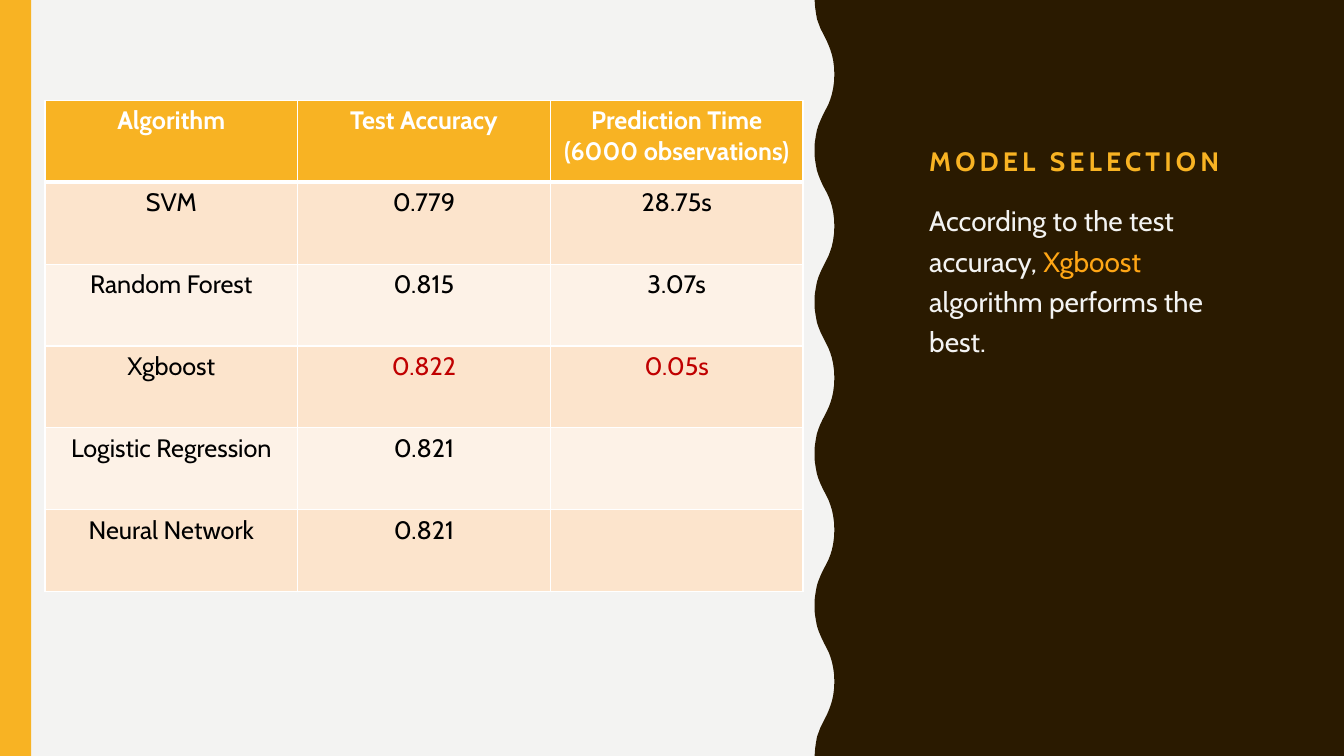
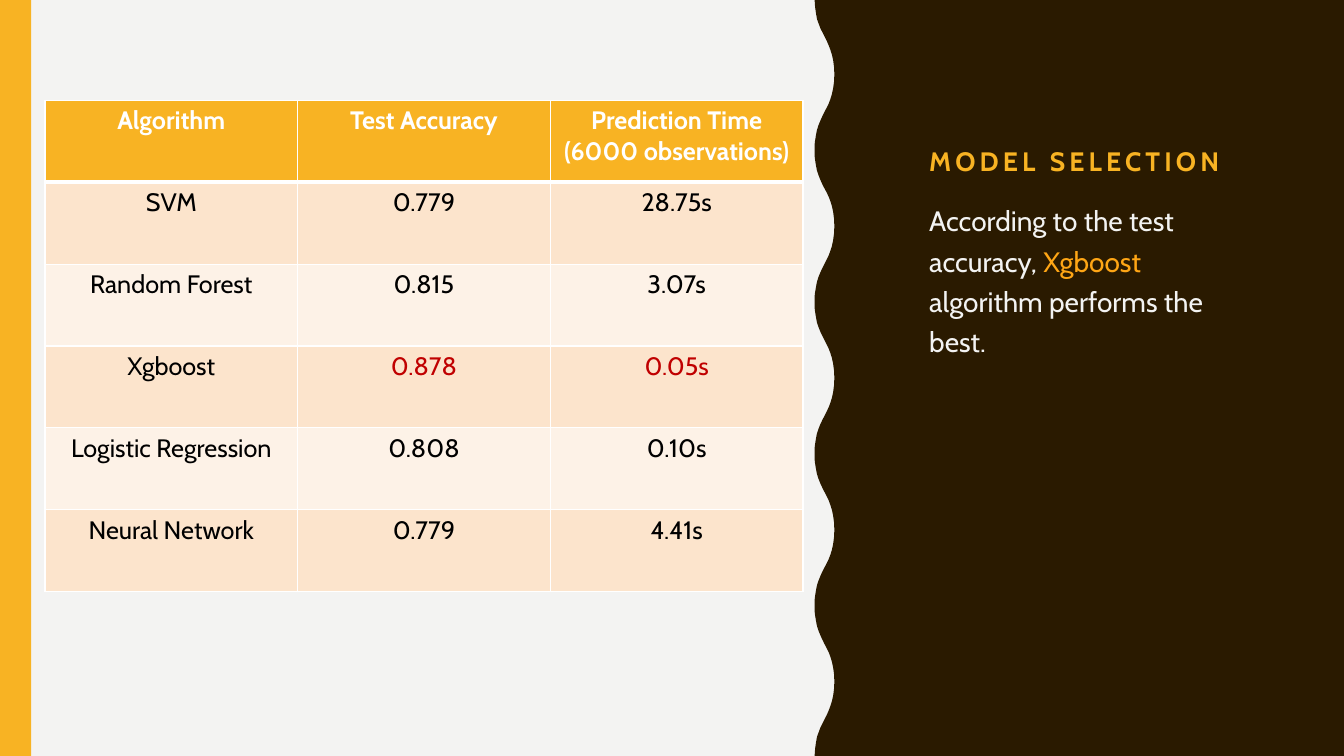
Before and after one commit to TZstatsADS/Spring2018-Project5-grp8, a slide deck: slide 10 of doc/presentation.pptx. Drawn at 1344x756 pixels with LibreOffice and Linux fonts; fonts in the diff are those of the drawing. Boxes give left, top, right and bottom in pixels: in the first picture for what was removed or moved away, otherwise in the second. Text is boxed around its words. In the diff, an @@ line names an element or a change of style, - is before the commit and + after.

Commit message:
presentation

```diff
--- a/doc/presentation.pptx
+++ b/doc/presentation.pptx
@@ table at (45, 101, 805, 592) @@
-row 4, column 2: 0.822
+row 4, column 2: 0.878
-row 5, column 2: 0.821
+row 5, column 2: 0.808
-row 5, column 3: 
+row 5, column 3: 0.10s
-row 6, column 2: 0.821
+row 6, column 2: 0.779
-row 6, column 3: 
+row 6, column 3: 4.41s
```
